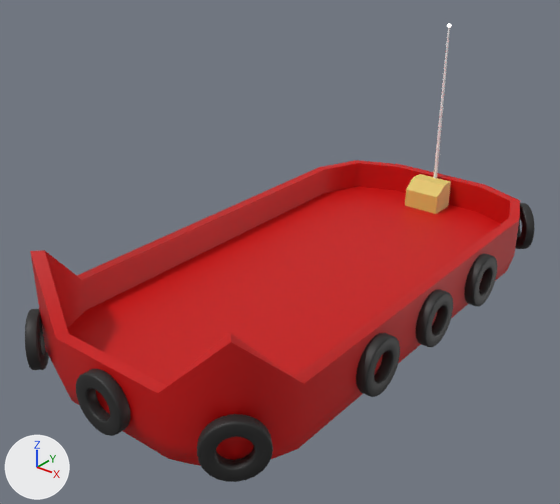
Before and after pictures for a commit that changed the FBX model Assets/Meshes/barge.fbx.
Before and after are seen from a 50 mm lens placed at (0.386, -0.533, 0.352), pointed at (-0.012, -0.036, 0.044). Arrows for +X, +Y and +Z are at lower left; the lights stay in place. Where no turn or scale is listed for an object, it has been applied to the vertices.

Names of what the first picture shows: 'barge'.
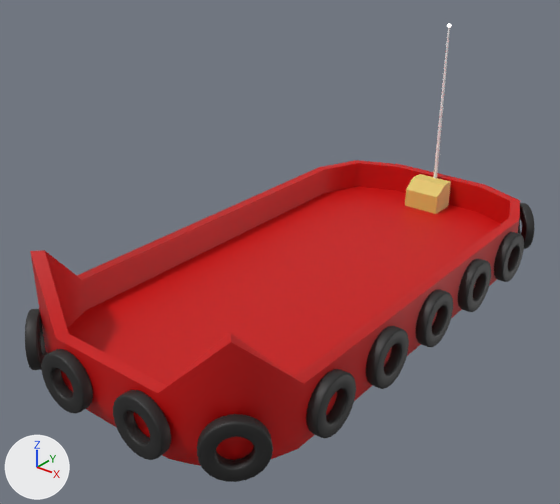
Commit message: Tune fender placements on barge

Changed parts and their boxes [x1, y1, x2, y2] in the pictures (560 x 504 px; the box of a moved part takes in the faces that stretch with it):
part 1 of me_barge, added
    after: [494, 232, 524, 282]
part 2 of me_barge, added (black)
    after: [306, 369, 356, 438]
part 3 of me_barge, moved or reshaped
    before: [356, 254, 497, 397]
    after: [366, 259, 491, 389]
part 4 of me_barge, built on
    before: [76, 369, 130, 436]
    after: [41, 349, 171, 460]

The change, as a list of edits to the scene's bpy script:
```text
Change me_barge:
    used by ob_barge; location = (0.0, 0.0, 0.0)
    remove me_barge.from_pydata(...)  # 3608 vertices, 3594 faces; spans x -0.135..0.135, y -0.26..0.26, z -0.04..0.212
    add me_barge.from_pydata(...)  # 5336 vertices, 5322 faces; spans x -0.135..0.135, y -0.26..0.26, z -0.04..0.212
    me_barge part 1: the loose piece of 288 vertices spanning x 0.125..0.135, y 0.065..0.115, z -0.015..0.035 is copied, and the copy is moved by (0.0, 0.063, 0.0); it spans x 0.125..0.135, y 0.128..0.178, z -0.015..0.035
    me_barge part 2: the loose piece of 288 vertices spanning x 0.125..0.135, y -0.115..-0.065, z -0.015..0.035 is copied, and the copy is moved by (0.0, -0.063, 0.0); it spans x 0.125..0.135, y -0.178..-0.128, z -0.015..0.035
    me_barge part 3: 544 vertices removed from x 0.125..0.135, y -0.115..0.115, z -0.015..0.035; 544 vertices added at x 0.125..0.135, y -0.102..0.102, z -0.015..0.035
    me_barge part 4: 272 vertices removed from x -0.025..0.025, y -0.26..-0.25, z -0.015..0.035; 560 vertices added at x -0.066..0.066, y -0.26..-0.25, z -0.015..0.035
```
